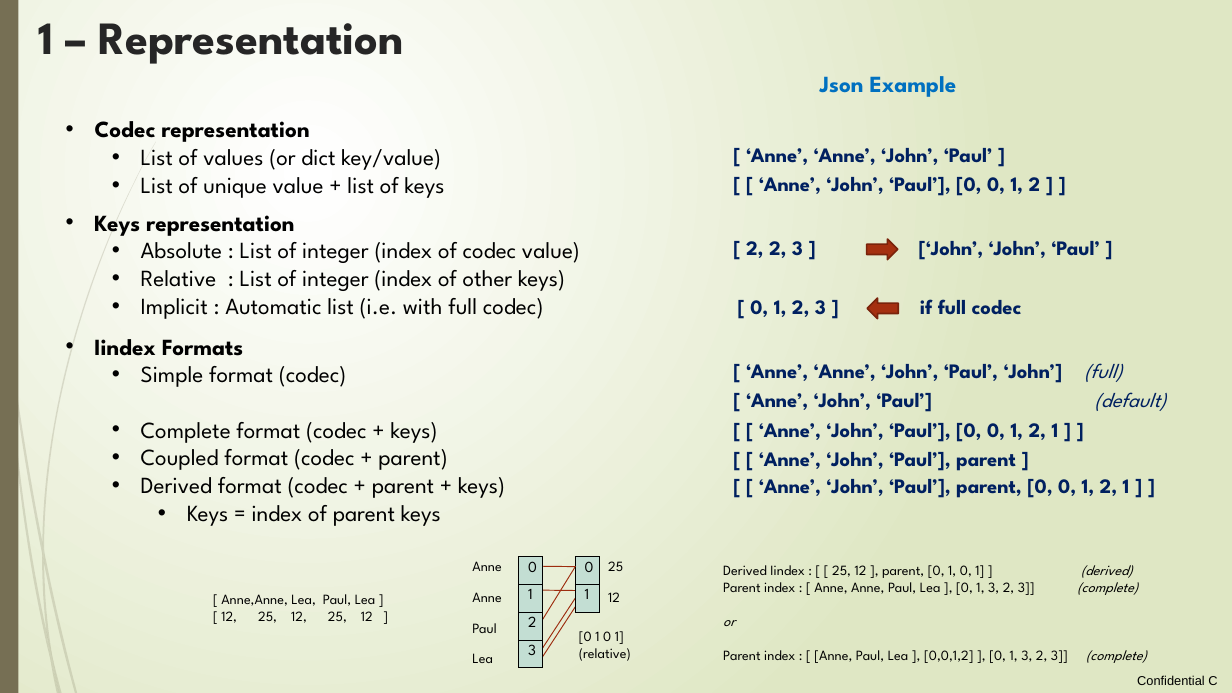
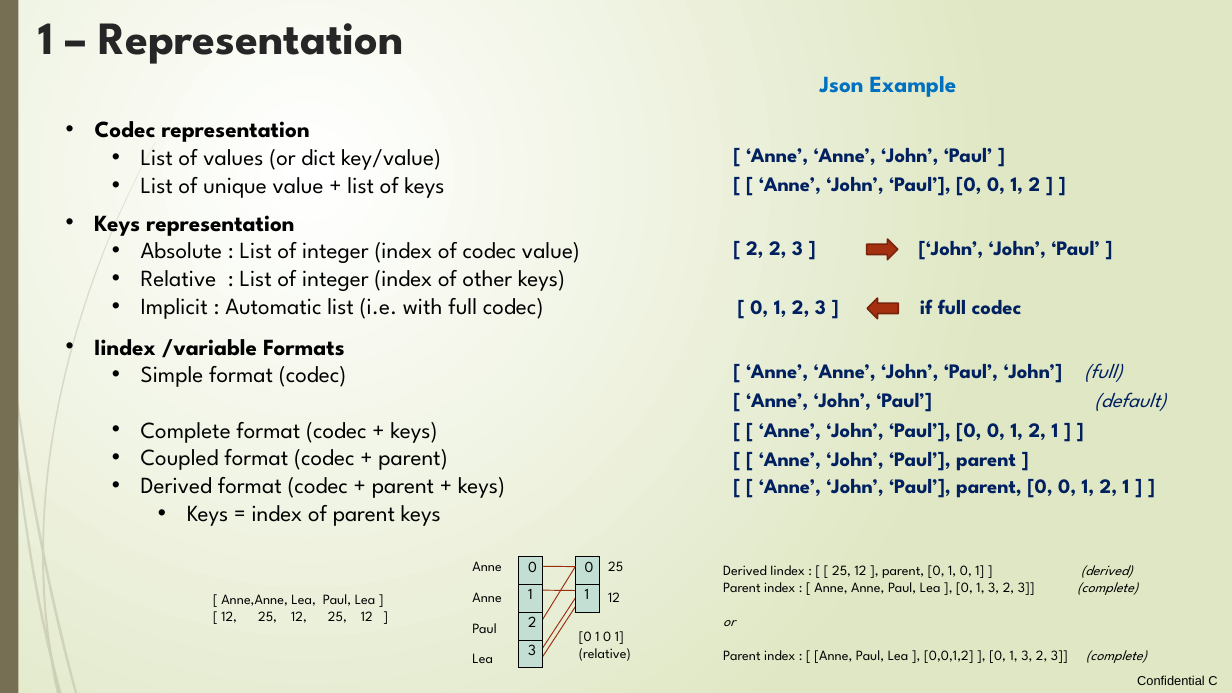
Before and after one commit to loco-philippe/Environmental-Sensing, a slide deck: slide 18 of documentation/ilist_technical.pptx. Drawn at 1232x693 pixels with LibreOffice and Linux fonts; fonts in the diff are those of the drawing. Boxes give left, top, right and bottom in pixels: in the first picture for what was removed or moved away, otherwise in the second. Text is boxed around its words. In the diff, an @@ line names an element or a change of style, - is before the commit and + after.

```diff
--- a/documentation/ilist_technical.pptx
+++ b/documentation/ilist_technical.pptx
@@ text at bbox=[94, 339, 344, 358]: text changed @@
-• Iindex Formats
+• Iindex /variable Formats
```
Also in this commit, not shown: 7 other slides changed, 2 other files.
